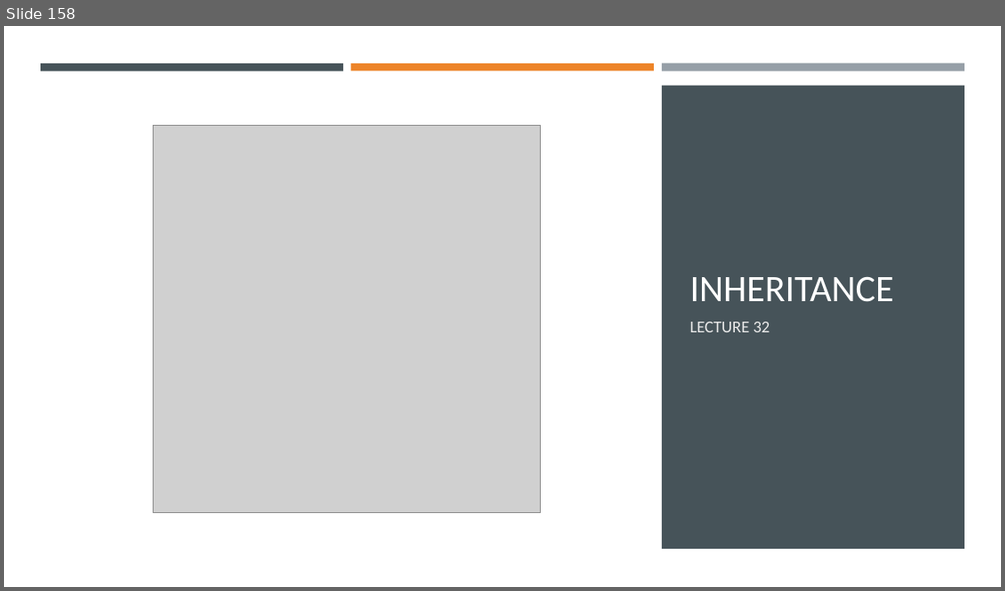
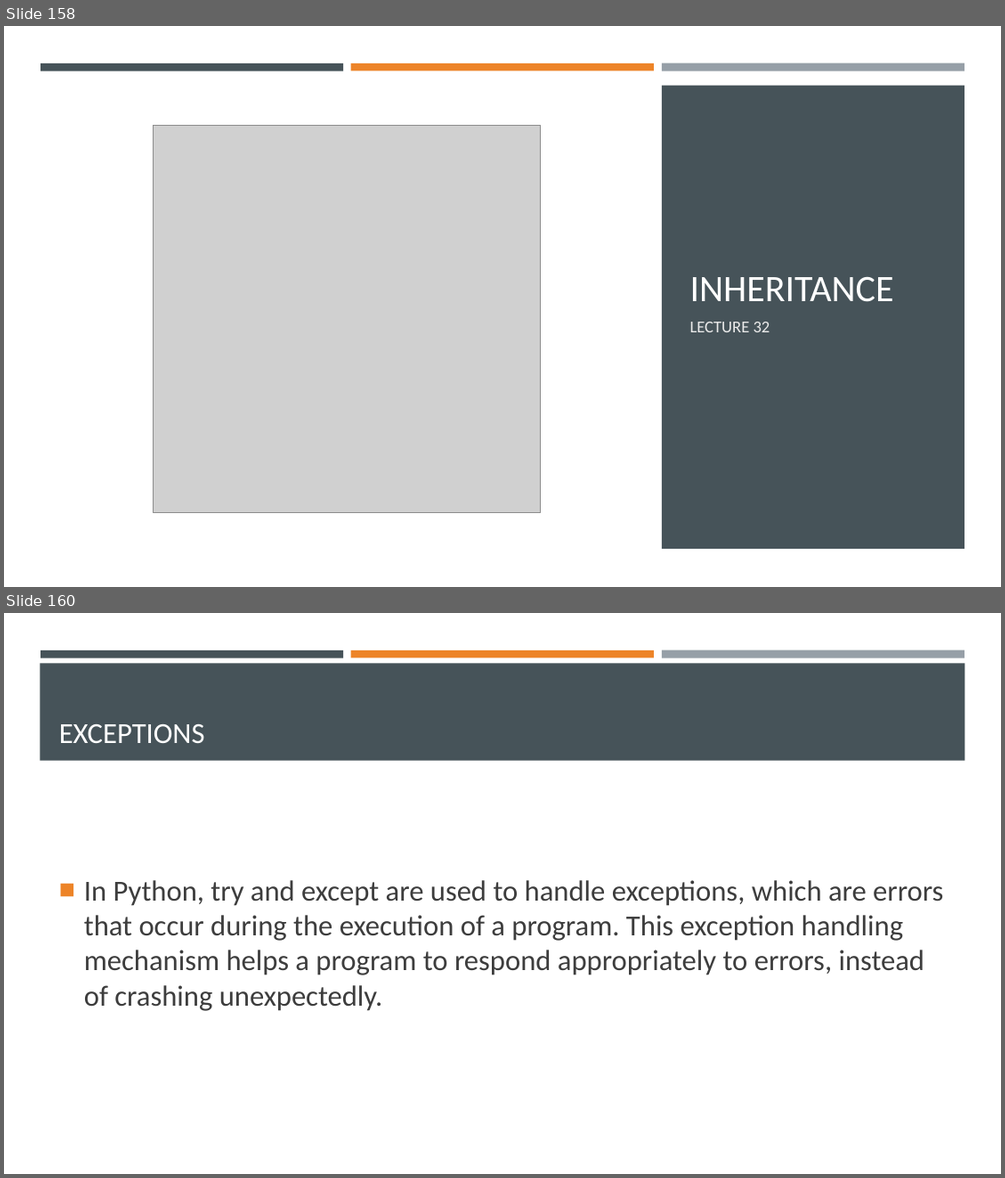
Before and after one commit to Ghost0396/iot, a slide deck: python/Python 3.pptx. Shown one above the other, each under a label of ours: slide 158 before the commit, slides 158 and 160 after it; the slides between them are not shown. The pictures are 1005x591 and 1005x1178 pixels, drawn with LibreOffice and Linux fonts; fonts in the diff are those of the drawing; grey boxes stand for pictures. Boxes give left, top, right and bottom in pixels: in the first picture for what was removed or moved away, otherwise in the second. Text is boxed around its words. In the diff, an @@ line names an element or a change of style, - is before the commit and + after.

```diff
--- a/python/Python 3.pptx
+++ b/python/Python 3.pptx
@@ slide 160 added at <box>4,613,1001,1174</box>, background #FFFFFF @@
@@ rectangle added at <box>40,663,965,761</box>, fill #465359 @@
@@ rectangle added at <box>40,650,343,657</box>, fill #465359 @@
@@ rectangle added at <box>351,650,654,657</box>, fill #ED8428 @@
@@ rectangle added at <box>662,650,964,658</box>, fill #969FA7 @@
@@ title added at <box>59,724,205,743</box>, 28 pt, text #FFFFFF @@
+EXCEPTIONS
@@ text added at <box>84,880,943,1011</box>, 28 pt, text #3D3D3D @@
+■ In Python, try and except are used to handle exceptions, which are errors that occur during the execution of a program. This exception handling mechanism helps a program to respond appropriately to errors, instead of crashing unexpectedly.
```
Also in this commit, not shown: 19 other slides added, 2 other files.
